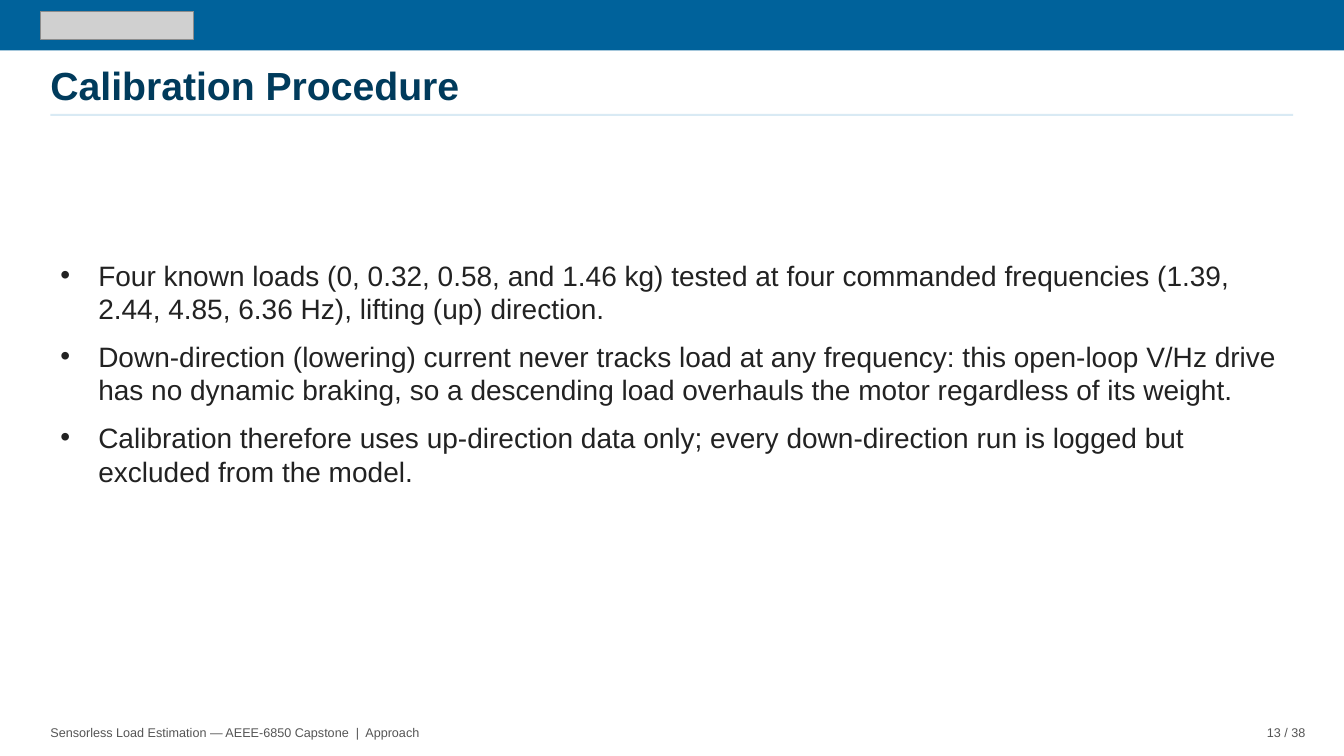
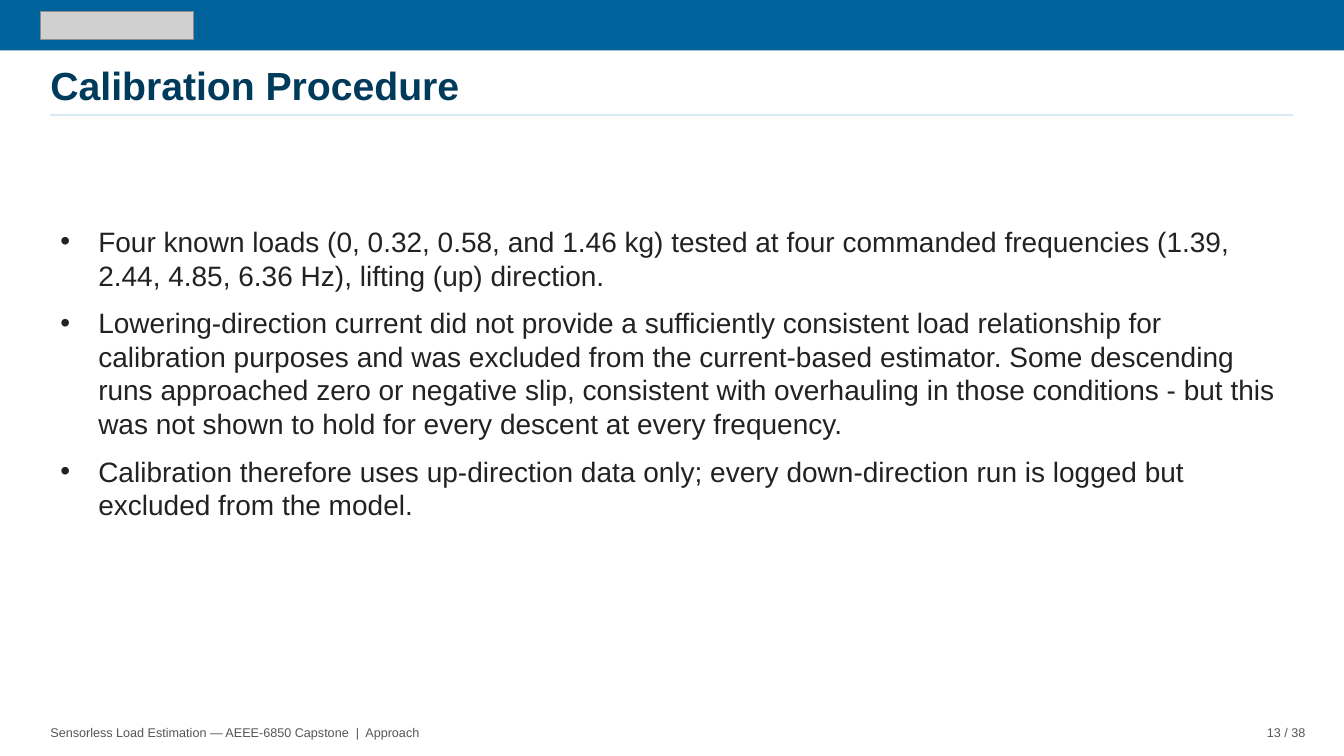
Before and after one commit to David-4529/Capstone, a slide deck: slide 13 of docs/paper/Sensorless_Load_Estimation_Deck_Rev17.pptx. Drawn at 1344x756 pixels with LibreOffice and Linux fonts; fonts in the diff are those of the drawing; grey boxes stand for pictures. Boxes give left, top, right and bottom in pixels: in the first picture for what was removed or moved away, otherwise in the second. Text is boxed around its words. In the diff, an @@ line names an element or a change of style, - is before the commit and + after.

```diff
--- a/docs/paper/Sensorless_Load_Estimation_Deck_Rev17.pptx
+++ b/docs/paper/Sensorless_Load_Estimation_Deck_Rev17.pptx
@@ text at <box>98,312,1275,439</box>: text changed @@
-• Down-direction (lowering) current never tracks load at any frequency: this open-loop V/Hz drive has no dynamic braking, so a descending load overhauls the motor regardless of its weight.
+• Lowering-direction current did not provide a sufficiently consistent load relationship for calibration purposes and was excluded from the current-based estimator. Some descending runs approached zero or negative slip, consistent with overhauling in those conditions - but this was not shown to hold for every descent at every frequency.
```
Also in this commit, not shown: 8 other slides changed.
